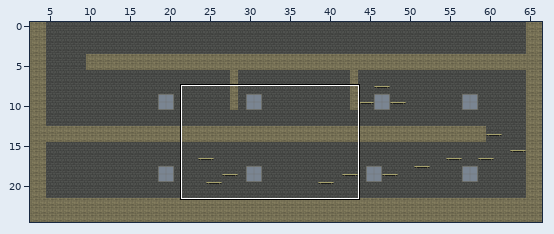
Two versions of a level (Tiled map, Tiled/Maps/2_Animal_pound/level_2_story.tmx). Above: a wide view before the commit, with the close-up outlined.
Close-up. The starting point:
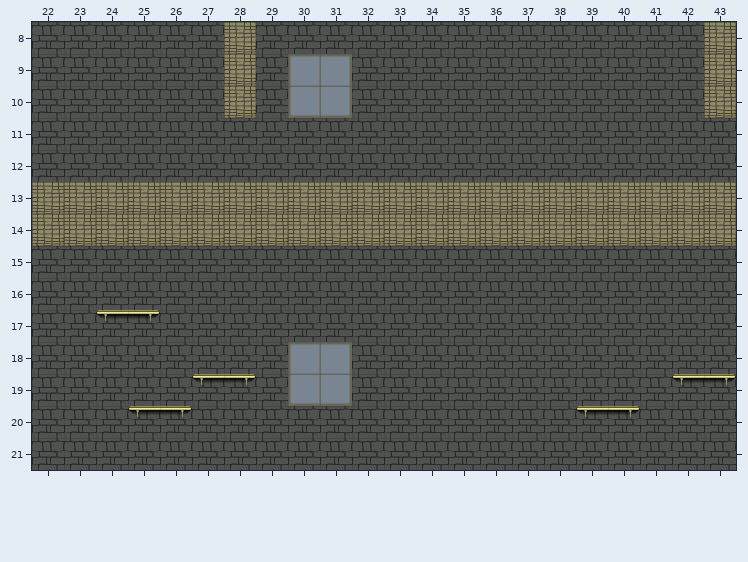
Cells are 128x128 px. Shown: x 22..43, y 8..21. The commit also changed other parts of the map, which this record leaves out.
The result:
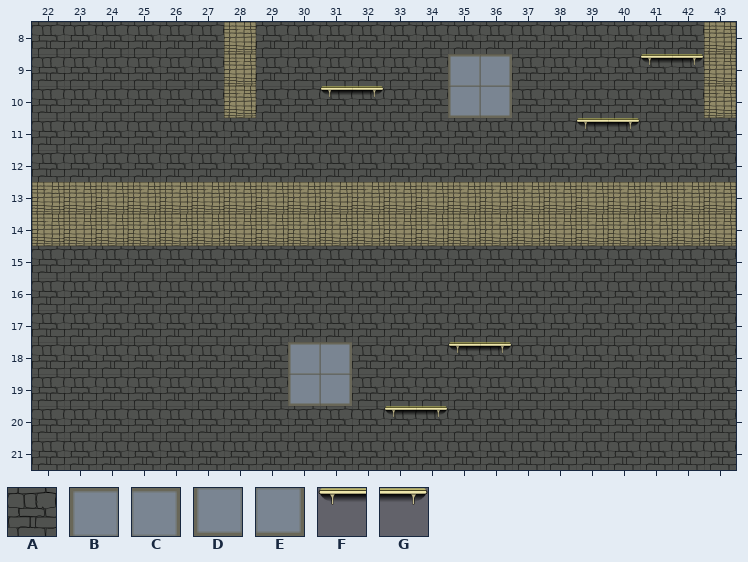
Key: from "tileset_animal_pound": A 1 "wall1", B 6 "window_1", C 7 "window_2", D 8 "window_3", E 9 "window_4", F 15 "shelf_1", G 16 "shelf_3".
_ is an empty cell.
See-through tiles are keyed as they look on the map.
Diff:
Layer "Wall":
Tile B becomes tile A in row 9 at x 30.
Tile C becomes tile A in row 9 at x 31.
Tile D becomes tile A in row 10 at x 30.
Tile E becomes tile A in row 10 at x 31.
Tile A becomes tile B in row 9 at x 35.
Tile A becomes tile C in row 9 at x 36.
Tile A becomes tile D in row 10 at x 35.
Tile A becomes tile E in row 10 at x 36.
Layer "Platform":
The author put tile F in row 9 at x 41; in row 10 at x 31; in row 11 at x 39; in row 18 at x 35; in row 20 at x 33.
The author put tile G in row 9 at x 42; in row 10 at x 32; in row 11 at x 40; in row 18 at x 36; in row 20 at x 34.
Tile F is gone in row 17 at x 24; in row 19 at x 27 and 42; in row 20 at x 25 and 39.
Tile G is gone in row 17 at x 25; in row 19 at x 28 and 43; in row 20 at x 26 and 40.
